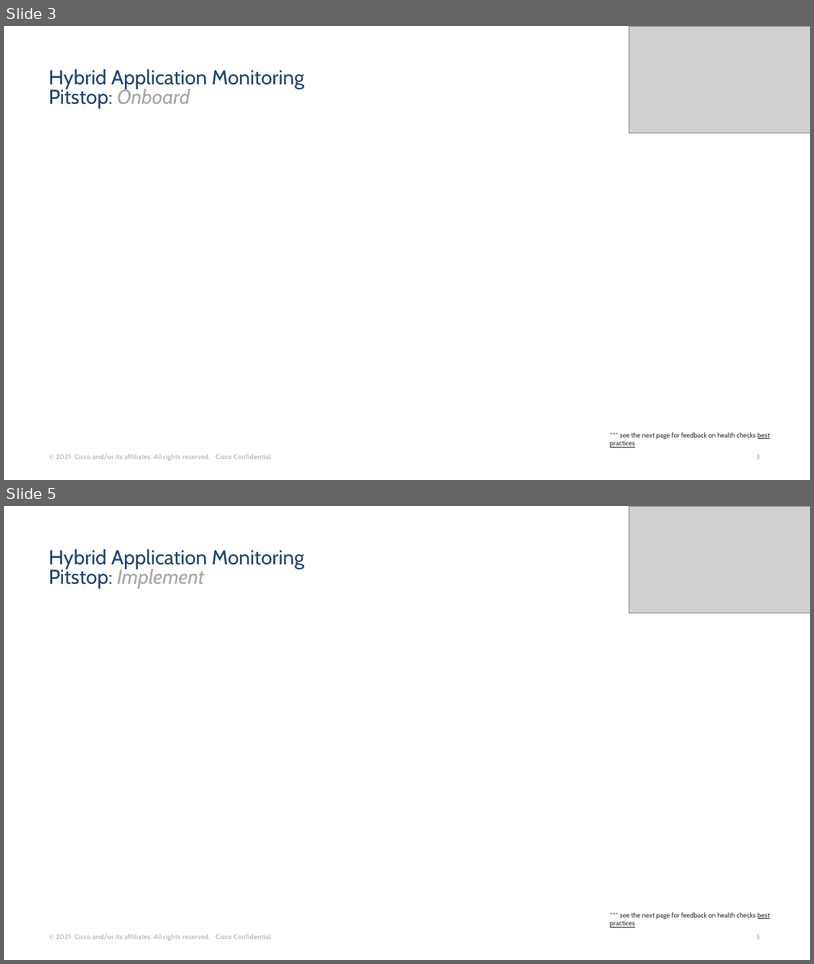
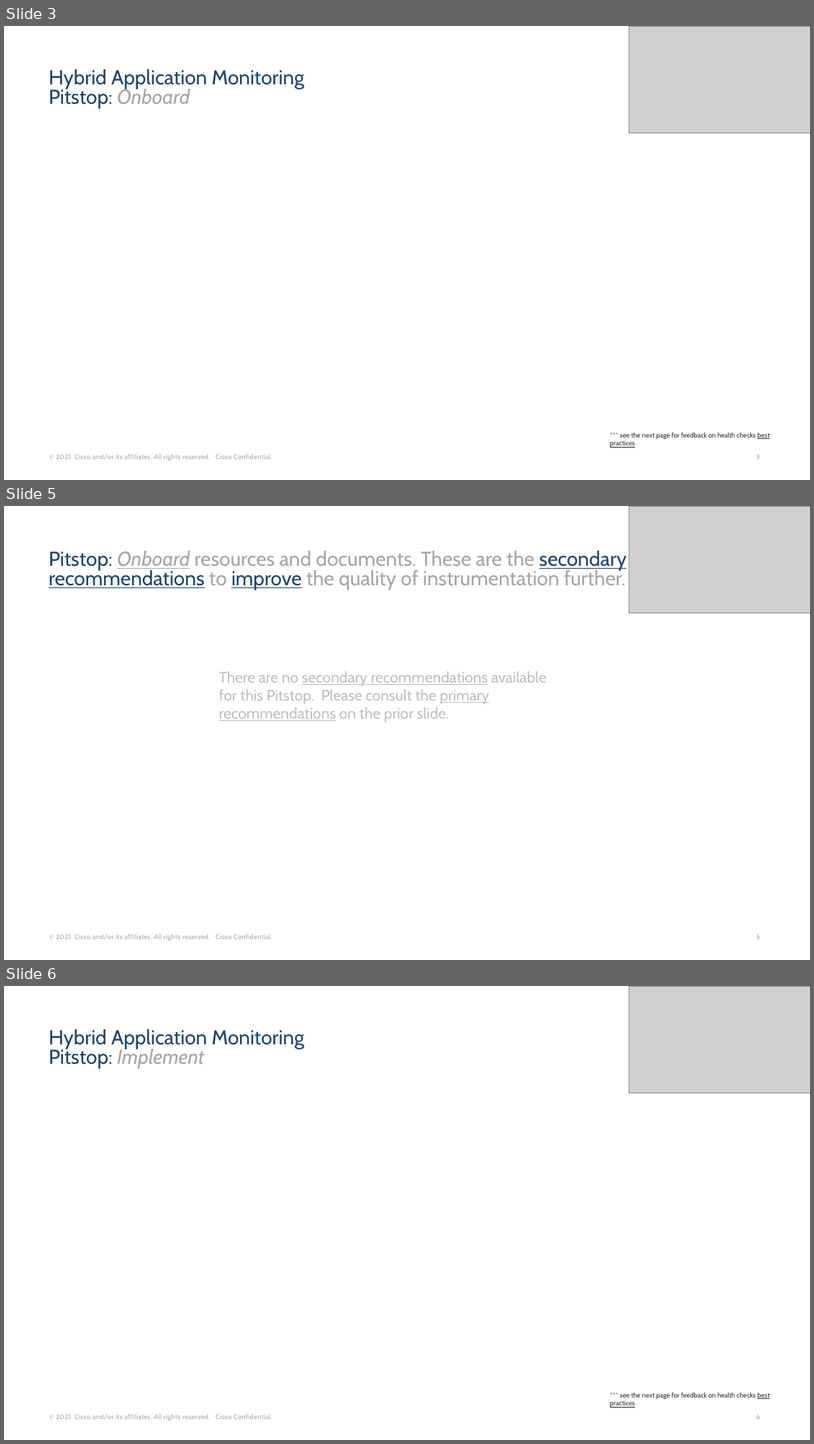
Before and after one commit to Appdynamics/config-assessment-tool, a slide deck: backend/resources/pptAssets/HybridApplicationMonitoringUseCase_template.pptx. Shown one above the other, each under a label of ours: slides 3 and 5 before the commit, slides 3, 5 and 6 after it; the slides between them are not shown. The pictures are 814x964 and 814x1444 pixels, drawn with LibreOffice and Linux fonts; fonts in the diff are those of the drawing; grey boxes stand for pictures; background and template pictures are left out. Boxes give left, top, right and bottom in pixels: in the first picture for what was removed or moved away, otherwise in the second. Text is boxed around its words. In the diff, an @@ line names an element or a change of style, - is before the commit and + after.

Commit message:
closed Appdynamics/config-assessment-tool#121 - Hybrid App Monitoring Health-check improvement - add secondary health checks

```diff
--- a/backend/resources/pptAssets/HybridApplicationMonitoringUseCase_template.pptx
+++ b/backend/resources/pptAssets/HybridApplicationMonitoringUseCase_template.pptx
@@ slide 5 added at (4, 506, 810, 960), background #FFFFFF; not listed: 2 template elements that a slide beside it also shows @@
@@ picture added at (630, 506, 810, 613) @@
@@ title added at (49, 551, 628, 590), 24 pt, text #A6A6A6 @@
+Pitstop: Onboard resources and documents. These are the secondary recommendations to improve the quality of instrumentation further.
@@ text added at (219, 671, 547, 722), 18 pt, text #BFBFBF @@
+There are no secondary recommendations available for this Pitstop. Please consult the primary recommendations on the prior slide.
@@ what was slide 5 is now slide 6 @@
```
Also in this commit, not shown: 2 slides changed, 10 other slides added, 5 slides removed, 9 other files.
